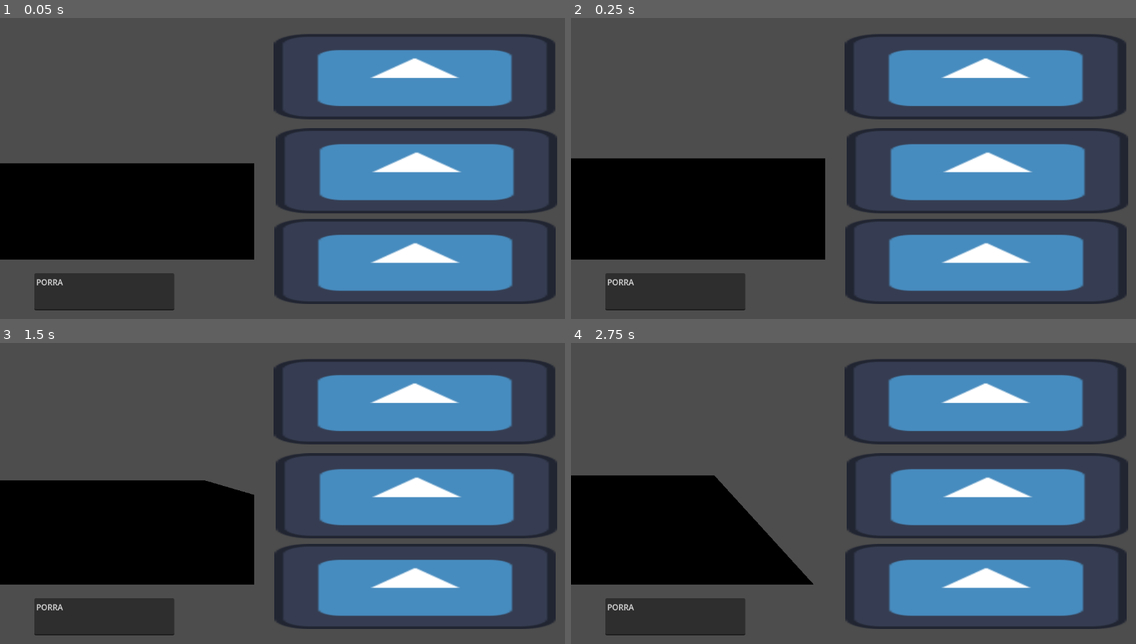
Above: before the commit, frames 1-4 (two rows, left to right).
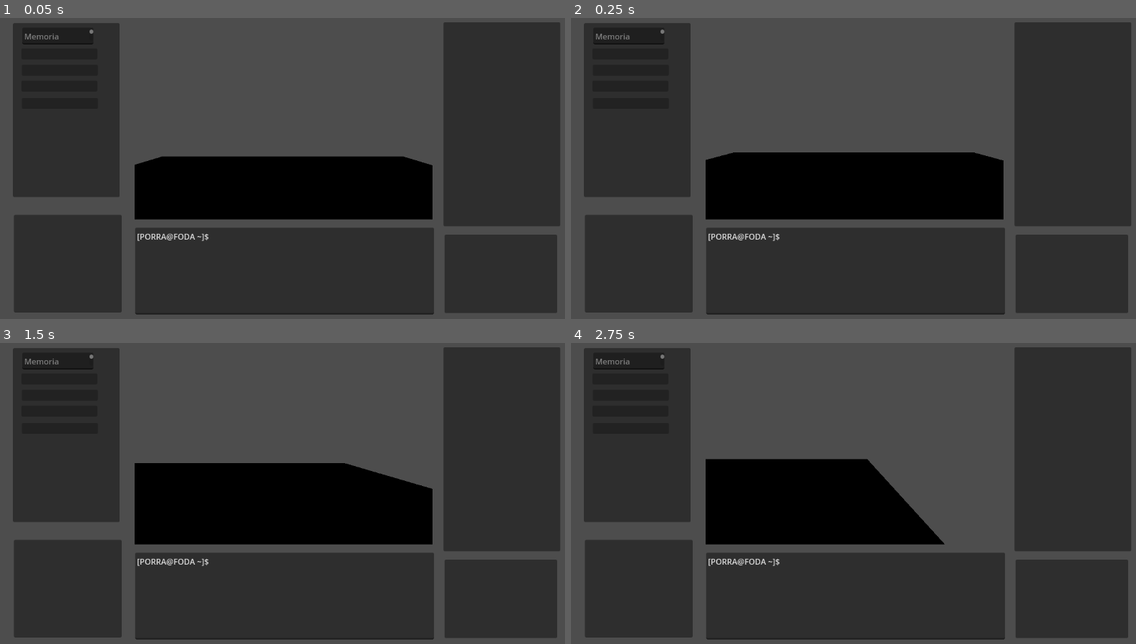
Above: after the commit, the same moments.

Repository: saLucasRd/trabalho-jogo-unix
Game: Godot game, scene res://ui/Root.tscn
Same seed, same stepped clock (60 frames per second), same inputs: the game is played once before the commit and once after it. The engine's default icon, where the game draws it, is replaced by a stand-in: a white triangle on a blue panel in a dark square.
Inputs (mouse positions are in pixels of both pictures, inside the frame that each line leads up to):
- Up to frame 1 (0.05 s): no input
- Up to frame 2 (0.25 s): no input
- Up to frame 3 (1.5 s): tap Enter (ui_accept) at 0.5, 0.77 s; move the mouse to (412, 475) at 0.52 s; hold D (right) 0.53-1.28 s; click (412, 475) at 0.67 s; move the mouse to (169, 508) at 1.27 s; hold S (down) from 1.28 s (still down)
- Up to frame 4 (2.75 s): tap Enter (ui_accept) at 1.52, 2 s; move the mouse to (915, 421) at 2.02 s; release S (down) at 2.03 s; hold D (right) from 2.03 s (still down)

The runs differ from the first frame. In frame 1, 64% of the frame differs, in the area x 0-100%, y 1-99%; in frame 2, 64%; in frame 3, 66%; in frame 4, 68%.

Commit message:
HUD layout organizado

Diff:
--- a/ui/Root.tscn
+++ b/ui/Root.tscn
@@ -1,7 +1,7 @@
 [gd_scene load_steps=4 format=3 uid="uid://lph1o4dijnjc"]
 
 [ext_resource type="PackedScene" uid="uid://0vaulqv8w0g0" path="res://world.tscn" id="1_7vjgo"]
-[ext_resource type="Texture2D" uid="uid://birwueyil8rr4" path="res://icon.svg" id="2_boqoj"]
+[ext_resource type="Script" path="res://ui/panel.gd" id="2_1hi13"]
 
 [sub_resource type="SystemFont" id="SystemFont_t0cyh"]
 
@@ -11,37 +11,94 @@
 
 [node name="SubViewportContainer" type="SubViewportContainer" parent="."]
 layout_mode = 0
-offset_right = 40.0
-offset_bottom = 40.0
+offset_left = 271.0
+offset_top = 31.0
+offset_right = 871.0
+offset_bottom = 431.0
 
 [node name="SubViewport" type="SubViewport" parent="SubViewportContainer"]
 handle_input_locally = false
+size = Vector2i(600, 400)
 render_target_update_mode = 4
 
 [node name="World" parent="SubViewportContainer/SubViewport" instance=ExtResource("1_7vjgo")]
+transform = Transform3D(1, 0, 0, 0, 1, 0, 0, 0, 1, 0, 0.306478, 0)
 
 [node name="Camera2D" type="Camera2D" parent="SubViewportContainer/SubViewport"]
 
-[node name="Icon" type="Sprite2D" parent="."]
-position = Vector2(835, 143)
-scale = Vector2(4.42969, 1.34375)
-texture = ExtResource("2_boqoj")
-
-[node name="Icon2" type="Sprite2D" parent="."]
-position = Vector2(839, 333)
-scale = Vector2(4.42969, 1.34375)
-texture = ExtResource("2_boqoj")
-
-[node name="Icon3" type="Sprite2D" parent="."]
-position = Vector2(836, 516)
-scale = Vector2(4.42969, 1.34375)
-texture = ExtResource("2_boqoj")
-
 [node name="TextEdit" type="TextEdit" parent="."]
 layout_mode = 0
-offset_left = 69.0
-offset_top = 540.0
-offset_right = 351.0
-offset_bottom = 615.0
+offset_left = 272.0
+offset_top = 448.0
+offset_right = 874.0
+offset_bottom = 623.0
 theme_override_fonts/font = SubResource("SystemFont_t0cyh")
-text = "PORRA"
+text = "[PORRA@FODA ~]$"
+
+[node name="memory" type="Panel" parent="."]
+layout_mode = 0
+offset_left = 26.0
+offset_top = 35.0
+offset_right = 241.0
+offset_bottom = 386.0
+
+[node name="Panel" type="Panel" parent="memory"]
+layout_mode = 0
+offset_left = 17.0
+offset_top = 51.0
+offset_right = 170.0
+offset_bottom = 73.0
+script = ExtResource("2_1hi13")
+
+[node name="Panel3" type="Panel" parent="memory"]
+offset_left = 17.0
+offset_top = 116.0
+offset_right = 170.0
+offset_bottom = 138.0
+script = ExtResource("2_1hi13")
+
+[node name="Panel2" type="Panel" parent="memory"]
+offset_left = 18.0
+offset_top = 84.0
+offset_right = 171.0
+offset_bottom = 106.0
+script = ExtResource("2_1hi13")
+
+[node name="Panel4" type="Panel" parent="memory"]
+offset_left = 18.0
+offset_top = 151.0
+offset_right = 171.0
+offset_bottom = 173.0
+script = ExtResource("2_1hi13")
+
+[node name="TextEdit" type="TextEdit" parent="memory"]
+layout_mode = 0
+offset_left = 19.0
+offset_top = 9.0
+offset_right = 162.0
+offset_bottom = 43.0
+text = "Memoria
+"
+editable = false
+use_default_word_separators = false
+
+[node name="directoryTree" type="Panel" parent="."]
+layout_mode = 0
+offset_left = 28.0
+offset_top = 422.0
+offset_right = 245.0
+offset_bottom = 619.0
+
+[node name="Flags" type="Panel" parent="."]
+layout_mode = 0
+offset_left = 893.0
+offset_top = 33.0
+offset_right = 1128.0
+offset_bottom = 445.0
+
+[node name="Objetivo" type="Panel" parent="."]
+layout_mode = 0
+offset_left = 895.0
+offset_top = 462.0
+offset_right = 1122.0
+offset_bottom = 620.0
--- /dev/null
+++ b/ui/panel.gd
@@ -0,0 +1,11 @@
+extends Panel
+
+
+# Called when the node enters the scene tree for the first time.
+func _ready() -> void:
+	pass # Replace with function body.
+#adicionar o crescimento na memoria baseado no uso de flags
+
+# Called every frame. 'delta' is the elapsed time since the previous frame.
+func _process(delta: float) -> void:
+	pass
--- a/world.tscn
+++ b/world.tscn
@@ -10,3 +10,7 @@
 size = Vector3(17.1711, 0.001, 16.8105)
 
 [node name="Player" parent="." instance=ExtResource("1_naq8g")]
+transform = Transform3D(1, 0, 0, 0, 1, 0, 0, 0, 1, 0, 0.867698, 0)
+
+[node name="Marker3waD" type="Marker3D" parent="."]
+transform = Transform3D(0.878328, -0.348966, 0.326746, 0.39663, 0.9135, -0.0905623, -0.266879, 0.209141, 0.940763, 3, 1.8677, 2)
